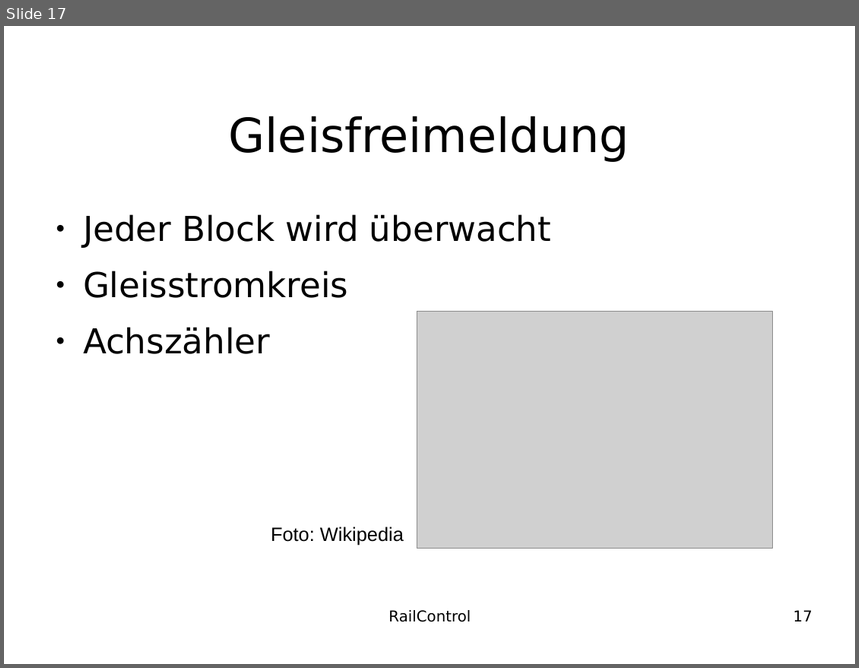
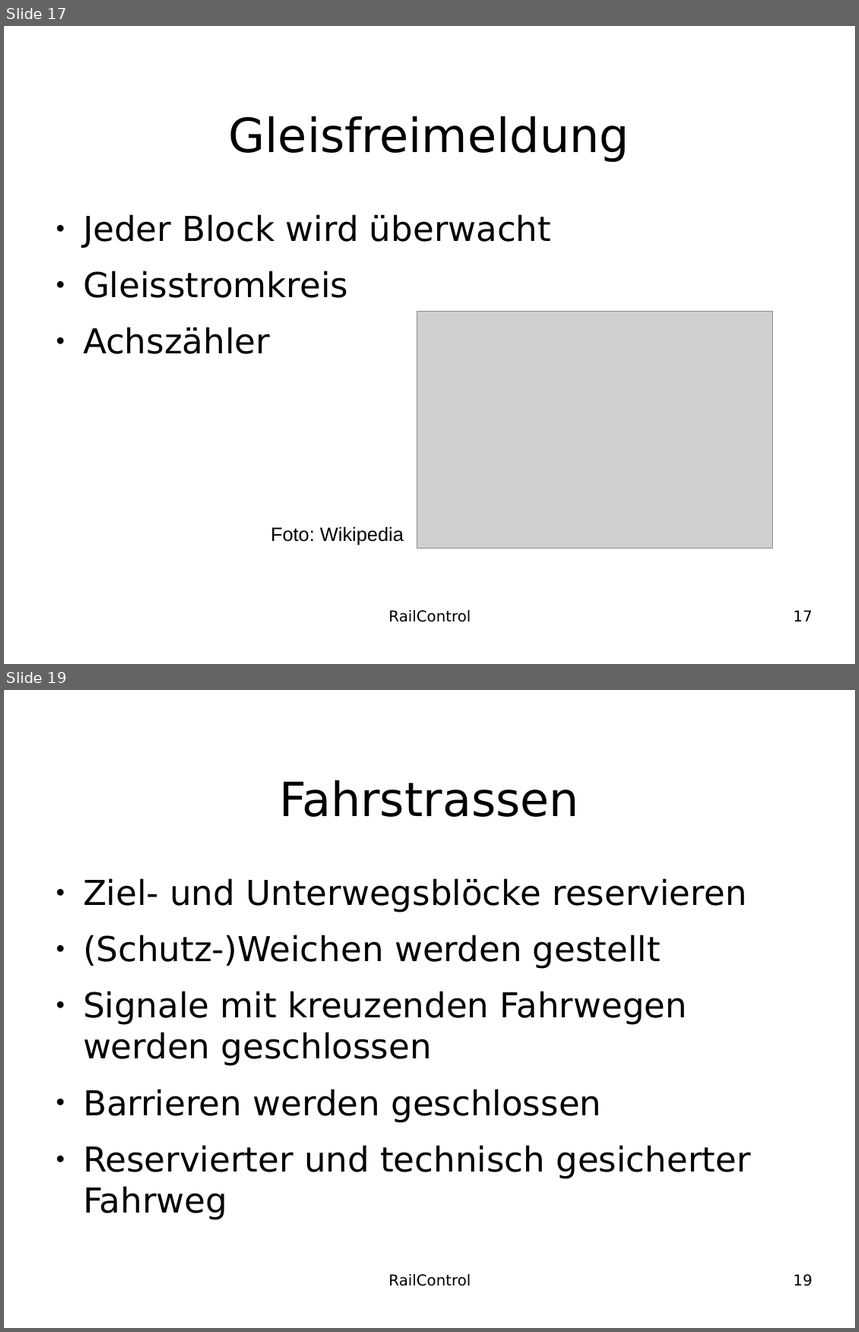
Before and after one commit to teddych/railcontrol, a slide deck: MAS/MAS_Thesis.odp. Shown one above the other, each under a label of ours: slide 17 before the commit, slides 17 and 19 after it; the slides between them are not shown. The pictures are 859x668 and 859x1332 pixels, drawn with LibreOffice and Linux fonts; fonts in the diff are those of the drawing; grey boxes stand for pictures; background and template pictures are left out. Boxes give left, top, right and bottom in pixels: in the first picture for what was removed or moved away, otherwise in the second. Text is boxed around its words. In the diff, an @@ line names an element or a change of style, - is before the commit and + after.

```diff
--- a/MAS/MAS_Thesis.odp
+++ b/MAS/MAS_Thesis.odp
@@ slide 19 added at (x1=4, y1=690, x2=855, y2=1328), background #FFFFFF @@
@@ title added at (x1=279, y1=780, x2=579, y2=817), 44 pt, text #000000 @@
+Fahrstrassen
@@ text added at (x1=83, y1=878, x2=750, y2=1220), 32 pt, text #000000 @@
+● Ziel- und Unterwegsblöcke reservieren
+● (Schutz-)Weichen werden gestellt
+● Signale mit kreuzenden Fahrwegen werden geschlossen
+● Barrieren werden geschlossen
+● Reservierter und technisch gesicherter Fahrweg
@@ text added at (x1=389, y1=1274, x2=471, y2=1287), 14 pt, text #000000 @@
+RailControl
@@ page number added at (x1=794, y1=1274, x2=813, y2=1287), 14 pt, text #000000 @@
+19
```
Also in this commit, not shown: 1 slide changed, 12 other slides added, 1 slide removed.
